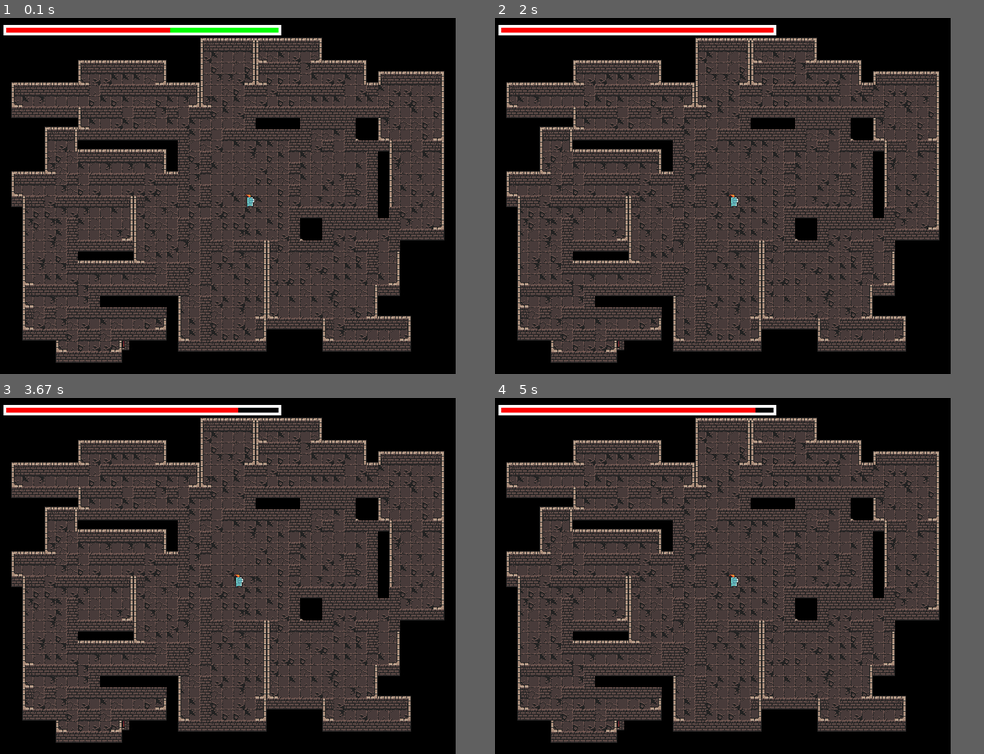
Above: before the commit, frames 1-4 (two rows, left to right).
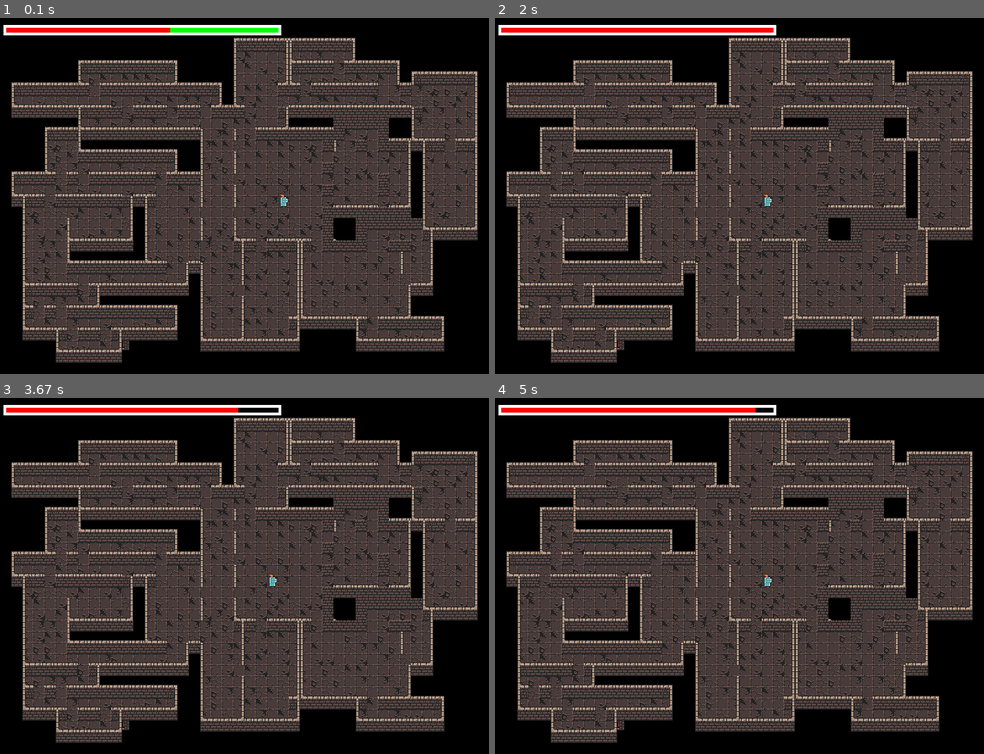
Above: after the commit, the same moments.

Repository: Klef99/yandexlyceum-pygame
Game: pygame game, started from main.py
The game is run twice, just before and just after one commit, with the same random seed, the same clock (stepped at 60 frames per second) and the same inputs.
Inputs:
- Up to frame 1 (0.1 s): no input
- Up to frame 2 (2 s): tap one key every 0.33 s from 0.33 s: S A W D A
- Up to frame 3 (3.67 s): hold Down 2.5-2.97 s; hold Up 3-3.37 s; hold Down from 3.4 s (still down)
- Up to frame 4 (5 s): release Down at 3.77 s; hold Up 3.8-4.1 s; hold Down 4.13-4.43 s; hold Up 4.47-4.83 s; hold Down from 4.87 s (still down)
In our replay, the window is 656x512 before the commit and 704x512 after it. These sizes can differ from the game's own. Grey fills any space a smaller window leaves; there, only what the larger window draws over its background counts as a difference.

The runs differ from the first frame. In frame 1, 29% of the frame differs, in the area x 4-98%, y 5-94%; in frame 2, 29%; in frame 3, 29%; in frame 4, 29%.

Commit message:
added a few more types of textures for walls (third step) and append cheat sheet for textures

Diff:
--- /dev/null
+++ b/cheat sheet for textures.txt
@@ -0,0 +1,19 @@
+'_' = empty
+':' = floor
+'@' = player
+'!' = enemy
+'=' = door
+'L' = wall left
+'R' = wall right
+'#' = wall mid
+'0' = wall top mid out dungeon
+''' = wall top left out dungeon
+'"' = wall top right out dungeon
+'>' = wall corner left
+'<' = wall corner right
+'*' = wall side mid left
+'/' = wall side mid right
+'1' = wall top mid in dungeon
+'?' = chest
+'+' = wall inner top right
+'-' = wall inner top left
--- a/example_map2.txt
+++ b/example_map2.txt
@@ -1,33 +1,33 @@
-_________________________________________
-__________________'000000000"_____________
-__________________>###<>####<____________
-_______'000000"___*:::/-::::+000"________
-_______>######<___*:::/>###=####<_'0000"_0
-_'00000-::::::+00"*:::+-::::::::/0>####<_
-_>######=########<*:::##=######=:#:::::/_
-_-::::::::=::::::+-:::=:::::::::::=::::/_
-_L#####>###:##=#=##:::#############::::/_
-____'00-::::::::::::::#____#####__*::::/_
-____>#<##########:#:########:::#__-::::+_
-____*:/0000000"_#:=:::::::##:#=####>#:#<_
-____*::#######<_#:#:::::::=::::::#_*:::/_
-_'00-:::::::::/0#:#:::::::#::::=:#_*:::/_
-_>###=#=#####:###::::::::::::::#:#_*:::/_
-_-::::::::::=:::#:#:::::::#::::#:#_*:::/_
-_L>#=######<>:::#:#:::@:::=::::=:#_*:::/_
-__*:::=::::/*:::=:::::::::########_#:::/_
-__*:::#::::/*:::#:#:::::::#__#######:::+_
-__*:::#::::+*:::#:#:::::::#__#:::::####R_
-__*:::######*:::=:##=##<>=####::##:#_____
-__*:::#00000-:::::#::::/*::::::::#:/_____
-__*:::########:##:#::::/*::::::::#:/_____
-__-::::::::::::##:#::::/*::::::::=:+_____
-__>###R:#########::::::/*::::::::/#R_____
-__-:::::#_______*:#::::/*::::::::/_______
-__>=#=#########_*:#::::+-::::::::+00"____
-__-:::::::::::+_*:#::::<#####>:#####<____
-__L###=##=####R_-:#::::+_____-::::::+____
-_____-::::+_____L######R_____L######R____
-_____L####R______________________________
-_________________________________________
-_________________________________________
+_____________________________________________
+_____________________'000000000"_____________
+_____________________>###<>####<_____________
+_______'0000000"_____*:::/-111:+000"_________
+_______>#######<_____*:::/>###=####<_'0000"__
+_'00000-:111111+000"_*:::+-:111111:/0>####<__
+_>######=##########<_*:::##=######=:#:::::/__
+_-11111111=:111:11:+0-:::=11111111111=::::/__
+_L#####>###:###=##=###:::<###########>::::/__
+____'00-1111111111:::::11+0000#####__*::::/__
+____>##>##########*::*:########:::#00-11:1+__
+____*::}0000000"__*::=:::::::#*:#=##<#>#:#<__
+____*::########<__*::*:::::::=::::::/_*:::/__
+_'00-:1:111111:+00*::*:::::::#::::=:/_*:::/__
+_>###=#=######:###*:::::::::::::::#:/_*:::/__
+_-11:111111=11::::*::*:::::::#::::#:/_*:::/__
+_L>#=######<#>::::*::*:::@:::=1111=1+_*:::/__
+__*:::=::::/_*::::=::::::::::########_*:::/__
+__*:::*::::/_*::::*::*:::::::#__######-111+__
+__*:::-1111+_*::::*::-1:1111:#__#:::::<###R__
+__*:::>#####_*::::=::<#=##<>=####::##:/______
+__*:::}000000-1::1:::/::::/*::::::::*:/______
+__*:::#########:/#*::/::::/*::::::::*:/______
+__-1111:11111111+_*::/::::/*::::::::=1+______
+__>###R:<########_*:::::::/*::::::::/#R______
+__-:1:11+000000"__*::/::::/*::::::::/________
+__>=#=#########<__*::/::::+-11111:11+00"_____
+__-111:11:11111+__*::/::::<#####>:#####<_____
+__L##>=##=<####R__-11+1111+_____-111111+_____
+_____-1111+_______L#######R_____L######R_____
+_____L####R__________________________________
+_____________________________________________
+_____________________________________________
--- a/main.py
+++ b/main.py
@@ -39,49 +39,84 @@
 tile_width = tile_height = 16
 # основной персонаж
 player = None
+
 chests = []
+
 enemies = []
+
 doors = []
+
 walls_inner_top_right = []
 walls_inner_top_left = []
+
 walls_side_mid_left = []
 walls_side_mid_right = []
+
 walls_corner_left = []
 walls_corner_right = []
+
 walls_top_left = []
 walls_top_right = []
 walls_top_mid = []
 
+walls_inner_top_left_out = []
+
+walls_top_mid_in = []
+
 player_image = load_image('knight_m_run_anim_f0.png')
+
 enemy_image = load_image('big_demon_idle_anim_f0.png')
+
 chest_image = load_image('chest_empty_open_anim_f0.png')
+
 door_image = load_image('doors_all.png')
+
 wall_inner_top_right_image = load_image('wall_inner_corner_l_top_rigth.png')
 wall_inner_top_left_image = load_image('wall_inner_corner_l_top_left.png')
+
 wall_side_mid_left_image = load_image('wall_side_mid_right.png')
 wall_side_mid_right_image = load_image('wall_side_mid_left.png')
+
 wall_corner_left_image = load_image('wall_corner_left.png')
 wall_corner_right_image = load_image('wall_corner_right.png')
+
 wall_top_left_image = load_image('wall_top_left.png')
 wall_top_right_image = load_image('wall_top_right.png')
 wall_top_mid_image = load_image('wall_top_mid.png')
 
+wall_inner_top_left_out_image = load_image('wall_inner_corner_l_top_left.png')
+
+wall_top_mid_in_image = load_image('wall_top_mid.png')
+
 # группы спрайтов
 all_sprites = pygame.sprite.Group()
+
 tiles_group = pygame.sprite.Group()
+
 player_group = pygame.sprite.Group()
+
 enemy_group = pygame.sprite.Group()
+
 chest_group = pygame.sprite.Group()
+
 door_group = pygame.sprite.Group()
+
 wall_inner_top_right_group = pygame.sprite.Group()
 wall_inner_top_left_group = pygame.sprite.Group()
+
 wall_side_mid_left_group = pygame.sprite.Group()
 wall_side_mid_right_group = pygame.sprite.Group()
+
 wall_corner_left_group = pygame.sprite.Group()
 wall_corner_right_group = pygame.sprite.Group()
+
 wall_top_left_group = pygame.sprite.Group()
 wall_top_right_group = pygame.sprite.Group()
 wall_top_mid_group = pygame.sprite.Group()
+
+wall_inner_top_left_out_group = pygame.sprite.Group()
+
+wall_top_mid_in_group = pygame.sprite.Group()
 
 
 class Tile(pygame.sprite.Sprite):
@@ -105,7 +140,7 @@
             elif level[y][x] == 'R':
                 Tile(tile_images['wall'][2], x, y)
             elif level[y][x] == '+':
-                Tile(tile_images['floors'][randint(1, 8)], x, y)
+                Tile(tile_images['floors'][randint(1, 2)], x, y)
                 walls_inner_top_right.append(Wall_inner_top_right(x, y))
             elif level[y][x] == '-':
                 Tile(tile_images['floors'][randint(1, 8)], x, y)
@@ -113,9 +148,12 @@
             elif level[y][x] == "'":
                 walls_top_left.append(Wall_top_left(x, y))
             elif level[y][x] == '"':
-                walls_top_left.append(Wall_top_right(x, y))
+                walls_top_right.append(Wall_top_right(x, y))
             elif level[y][x] == '0':
-                walls_top_left.append(Wall_top_mid(x, y))
+                walls_top_mid.append(Wall_top_mid(x, y))
+            elif level[y][x] == '1':
+                Tile(tile_images['floors'][randint(1, 8)], x, y)
+                walls_top_mid_in.append(Wall_top_mid_in(x, y))
             elif level[y][x] == '*':
                 Tile(tile_images['floors'][randint(1, 8)], x, y)
                 walls_side_mid_left.append(Wall_side_mid_left(x, y))
@@ -128,6 +166,8 @@
             elif level[y][x] == '<':
                 Tile(tile_images['floors'][randint(1, 8)], x, y)
                 walls_corner_right.append(Wall_corner_right(x, y))
+            elif level[y][x] == '}':
+                walls_inner_top_left_out.append(Wall_inner_top_left_out(x, y))
             elif level[y][x] == '@':
                 Tile(tile_images['floors'][randint(1, 8)], x, y)
                 new_player = Player(x, y)
@@ -153,6 +193,26 @@
         self.image = chest_image
         self.rect = self.image.get_rect().move(
             tile_width * pos_x, tile_height * pos_y - 2)
+
+
+class Wall_top_mid_in(pygame.sprite.Sprite):
+    def __init__(self, pos_x, pos_y):
+        super().__init__(wall_top_mid_in_group, all_sprites)
+        self.pos_x = pos_x
+        self.pos_y = pos_y
+        self.image = wall_top_mid_in_image
+        self.rect = self.image.get_rect().move(
+            tile_width * pos_x, tile_height * pos_y)
+
+
+class Wall_inner_top_left_out(pygame.sprite.Sprite):
+    def __init__(self, pos_x, pos_y):
+        super().__init__(wall_inner_top_left_out_group, all_sprites)
+        self.pos_x = pos_x
+        self.pos_y = pos_y
+        self.image = wall_inner_top_left_out_image
+        self.rect = self.image.get_rect().move(
+            tile_width * pos_x, tile_height * pos_y)
 
 
 class Wall_top_left(pygame.sprite.Sprite):
@@ -417,6 +477,9 @@
         wall_top_left_group.draw(screen)
         wall_top_right_group.draw(screen)
         wall_top_mid_group.draw(screen)
+        wall_inner_top_left_out_group.draw(screen)
+        wall_top_mid_in_group.draw(screen)
+
 
         all_sprites.update()
         tiles_group.update()
@@ -433,6 +496,8 @@
         wall_top_left_group.update()
         wall_top_right_group.update()
         wall_top_mid_group.update()
+        wall_inner_top_left_out_group.update()
+        wall_top_mid_in_group.update()
 
         pygame.display.flip()
     pygame.quit()
